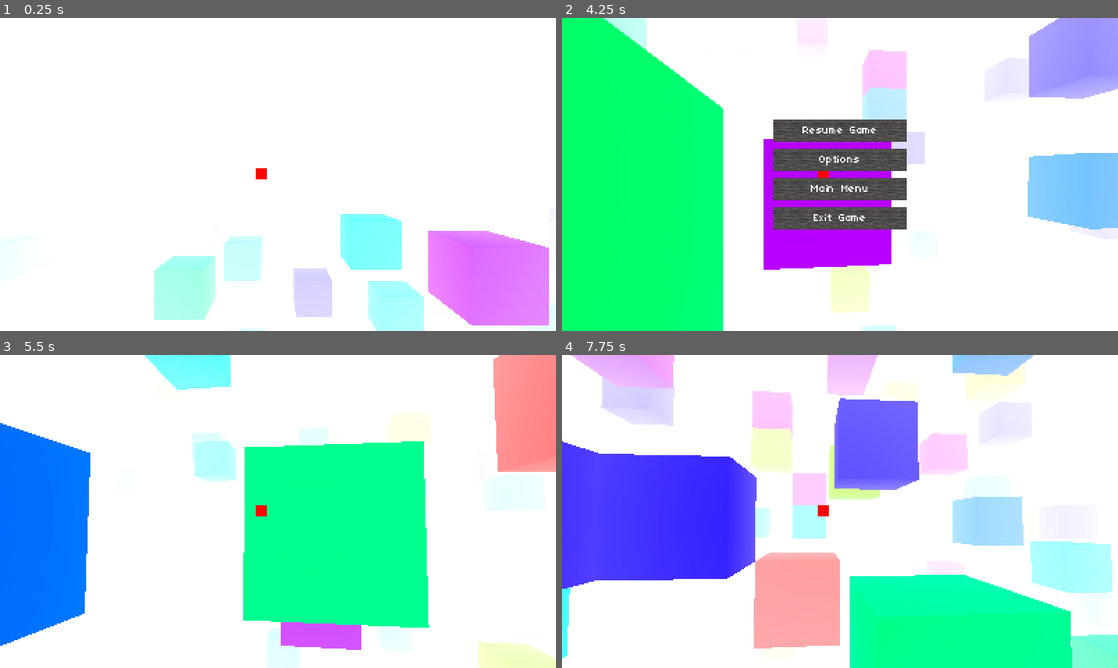
Above: before the commit, frames 1-4 (two rows, left to right).
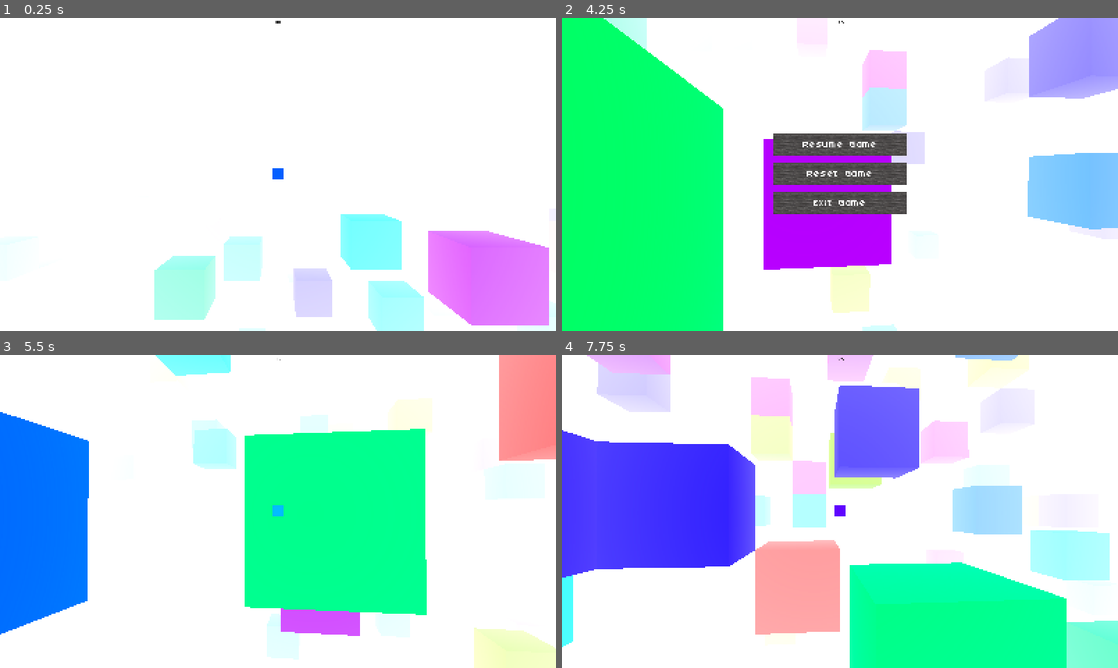
Above: after the commit, the same moments.

Repository: kurilluk/SkyHop-e-
Game: Godot game, scene res://sky/sky.tscn
The game is run twice, just before and just after one commit, with the same random seed, the same clock (stepped at 60 frames per second) and the same inputs.
Inputs (mouse positions are in pixels of both pictures, inside the frame that each line leads up to):
- Up to frame 1 (0.25 s): no input
- Up to frame 2 (4.25 s): move the mouse to (867, 174) at 0.52 s; hold W (move_forward) from 0.53 s (still down); click (867, 174) at 0.6 s; move the mouse to (812, 174) at 1.27 s; tap Shift (crouch) at 1.35 s; move the mouse to (851, 168) at 2.02 s; tap Mouse wheel down (next_block) at 2.1 s; move the mouse to (834, 180) at 2.77 s; tap Middle mouse button (pick_block) at 2.85 s; tap Enter at 3.5 s; move the mouse to (878, 177) at 3.52 s; right-click (878, 177) at 3.6 s; tap P (pause) at 4.15 s
- Up to frame 3 (5.5 s): release W (move_forward) at 4.25 s; click "Main Menu" (after the commit: "Reset Game") at 4.25 s; move the mouse to (233, 508) at 5.02 s; hold W (move_forward) from 5.03 s (still down); tap Mouse wheel up (prev_block) at 5.1 s
- Up to frame 4 (7.75 s): move the mouse to (845, 511) at 5.77 s; click (845, 511) at 5.85 s; move the mouse to (817, 505) at 6.52 s; release W (move_forward) at 6.53 s; hold D (move_right) 6.53-7.28 s; tap Shift (crouch) at 6.6 s; move the mouse to (867, 511) at 7.27 s; hold W (move_forward) from 7.28 s (still down); tap Mouse wheel down (next_block) at 7.35 s

The runs differ from the first frame. In frame 1, 0.2% of the frame differs, in the area x 46-51%, y 0-52%; in frame 2, 5.0%; in frame 3, 8.0%; in frame 4, 15%, in the area x 0-100%, y 0-100%.

Commit message:
almost done

Diff:
--- a/menu/ingame/pause_menu.tscn
+++ b/menu/ingame/pause_menu.tscn
@@ -71,6 +71,7 @@
 vertical_alignment = 1
 
 [node name="Options" type="TextureButton" parent="Pause/ButtonHolder/MainButtons"]
+visible = false
 layout_mode = 2
 texture_normal = ExtResource("5")
 texture_pressed = ExtResource("5_sc8eq")
@@ -78,6 +79,7 @@
 texture_focused = ExtResource("7_elacb")
 
 [node name="Label" type="Label" parent="Pause/ButtonHolder/MainButtons/Options"]
+visible = false
 layout_mode = 0
 anchor_right = 1.0
 anchor_bottom = 1.0
@@ -106,7 +108,7 @@
 grow_horizontal = 2
 grow_vertical = 2
 theme_override_font_sizes/font_size = 60
-text = "Main Menu"
+text = "Reset Game"
 horizontal_alignment = 1
 vertical_alignment = 1
 
--- a/player/player.gd
+++ b/player/player.gd
@@ -14,6 +14,9 @@
 var _mouse_motion = Vector2()
 var _selected_block = 6
 
+@onready var next_color: ColorRect = $NextColor
+@onready var score: Label = $Score
+
 @onready var gravity = ProjectSettings.get_setting("physics/3d/default_gravity")
 
 @onready var head = $Head
@@ -23,14 +26,33 @@
 #@onready var voxel_world = $"../VoxelWorld"
 #@onready var crosshair = $"../PauseMenu/Crosshair"
 
-
+var _next_type
+var _score = 0
 
 func _ready():
 	Input.set_mouse_mode(Input.MOUSE_MODE_CAPTURED)
 	SignalManager.on_box_entered.connect(_on_box_interact)
+	set_next_color()
+
+func set_next_color():
+	var id = randi() % 7
+	_next_type = BoxManager.BOX_TYPES.keys()[id]
+	next_color.color = BoxManager.COLORS.values()[id]
+
+func score_count(type):
+	if _next_type == type:
+		_score += 10
+		print("+10")
+	else:
+		_score -= 5
+		print("-5")
 
 func _on_box_interact(type):
 	print(type)
+	score_count(type)
+	print(_score)
+	score.text = str(_score)
+	set_next_color()
 	#BgmManager.play_box(type)
 	#pass
 
--- a/player/player.tscn
+++ b/player/player.tscn
@@ -37,16 +37,30 @@
 exclude_parent = false
 target_position = Vector3(0, 0, -4)
 
+[node name="NextColor" type="ColorRect" parent="."]
+anchors_preset = 8
+anchor_left = 0.5
+anchor_top = 0.5
+anchor_right = 0.5
+anchor_bottom = 0.5
+offset_left = -16.0
+offset_top = -16.0
+offset_right = 16.0
+offset_bottom = 16.0
+grow_horizontal = 2
+grow_vertical = 2
+
 [node name="SelectedBlock" type="TextureRect" parent="."]
+visible = false
 texture_filter = 1
 anchors_preset = 8
 anchor_left = 0.5
 anchor_top = 0.5
 anchor_right = 0.5
 anchor_bottom = 0.5
-offset_left = -64.0
+offset_left = -16.0
 offset_top = -16.0
-offset_right = -32.0
+offset_right = 16.0
 offset_bottom = 16.0
 grow_horizontal = 2
 grow_vertical = 2
@@ -55,6 +69,18 @@
 texture = SubResource("2")
 expand_mode = 1
 
+[node name="Score" type="Label" parent="."]
+anchors_preset = 5
+anchor_left = 0.5
+anchor_right = 0.5
+offset_left = -20.0
+offset_right = 20.0
+offset_bottom = 23.0
+grow_horizontal = 2
+theme_override_colors/font_color = Color(0, 0, 0, 1)
+text = "00"
+horizontal_alignment = 1
+
 [node name="Area3D" type="Area3D" parent="."]
 collision_mask = 14
 
--- a/project.godot
+++ b/project.godot
@@ -66,8 +66,7 @@
 }
 jump={
 "deadzone": 0.2,
-"events": [Object(InputEventKey,"resource_local_to_scene":false,"resource_name":"","device":0,"window_id":0,"alt_pressed":false,"shift_pressed":false,"ctrl_pressed":false,"meta_pressed":false,"pressed":false,"keycode":32,"physical_keycode":0,"key_label":0,"unicode":0,"location":0,"echo":false,"script":null)
-, Object(InputEventJoypadButton,"resource_local_to_scene":false,"resource_name":"","device":0,"button_index":0,"pressure":0.0,"pressed":false,"script":null)
+"events": [Object(InputEventJoypadButton,"resource_local_to_scene":false,"resource_name":"","device":0,"button_index":0,"pressure":0.0,"pressed":false,"script":null)
 , Object(InputEventMouseButton,"resource_local_to_scene":false,"resource_name":"","device":-1,"window_id":0,"alt_presse …(244 unchanged characters)…
 ]
 }
@@ -84,6 +83,7 @@
 , Object(InputEventKey,"resource_local_to_scene":false,"resource_name":"","device":0,"window_id":0,"alt_pressed":false, …(185 unchanged characters)…
 , Object(InputEventKey,"resource_local_to_scene":false,"resource_name":"","device":0,"window_id":0,"alt_pressed":false,"shift_pressed":false,"ctrl_pressed":false,"meta_pressed":false,"pressed":false,"keycode":0,"physical_keycode":80,"key_label":0,"unicode":0,"location":0,"echo":false,"script":null)
 , Object(InputEventKey,"resource_local_to_scene":false,"resource_name":"","device":-1,"window_id":0,"alt_pressed":false …(186 unchanged characters)…
+, Object(InputEventKey,"resource_local_to_scene":false,"resource_name":"","device":-1,"window_id":0,"alt_pressed":false,"shift_pressed":false,"ctrl_pressed":false,"meta_pressed":false,"pressed":false,"keycode":0,"physical_keycode":32,"key_label":0,"unicode":32,"location":0,"echo":false,"script":null)
 ]
 }
 break={
--- a/sky/box.tscn
+++ b/sky/box.tscn
@@ -31,3 +31,4 @@
 surface_material_override/0 = SubResource("StandardMaterial3D_7sp17")
 
 [node name="Player3D" type="AudioStreamPlayer3D" parent="."]
+volume_db = -10.0
